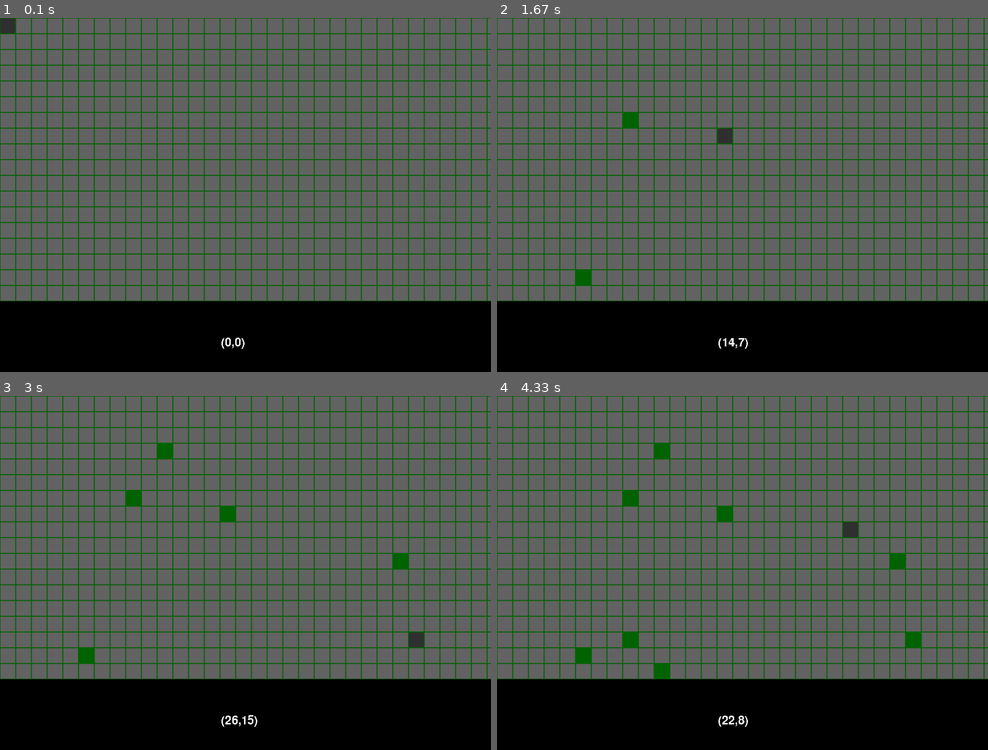
Above: before the commit, frames 1-4 (two rows, left to right).
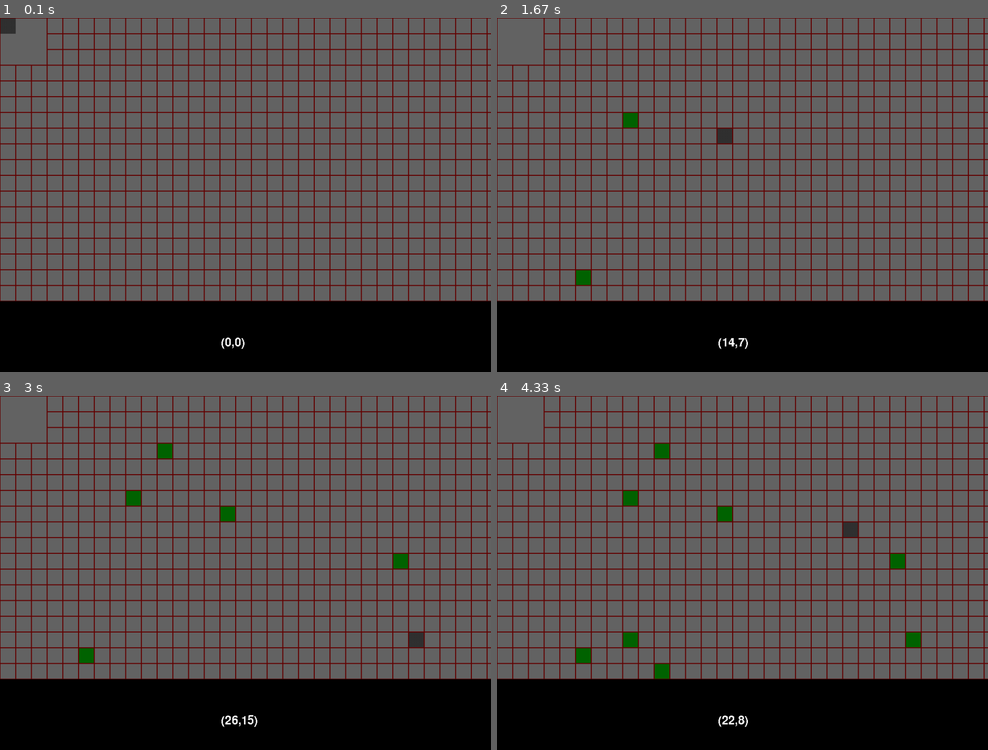
Above: after the commit, the same moments.

Repository: AtticusFinch2/Personal-stuff
Game: pygame game, started from MazePygame.py
Two runs of this game, one before a commit and one after it. Both use one fixed random seed, a clock stepped at 60 frames per second and the inputs below.
Inputs (mouse positions are in pixels of both pictures, inside the frame that each line leads up to):
- Up to frame 1 (0.1 s): no input
- Up to frame 2 (1.67 s): move the mouse to (722, 209) at 0.37 s; click (590, 276) at 0.88 s; click (624, 124) at 1.22 s; click (727, 134) at 1.55 s
- Up to frame 3 (3 s): click (166, 456) at 1.92 s; click (397, 565) at 2.25 s; click (417, 640) at 2.75 s
- Up to frame 4 (4.33 s): click (624, 633) at 3.32 s; click (668, 675) at 3.65 s; click (845, 526) at 4.08 s

The runs differ from the first frame. In frame 1, 13% of the frame differs, in the area x 0-100%, y 0-81%; in frame 2, 13%; in frame 3, 13%; in frame 4, 13%.

Commit message:
tfu,yfvuy

Diff:
--- a/MazePygame.py
+++ b/MazePygame.py
@@ -2,6 +2,7 @@
 import random as rand
 from collections import defaultdict
 from dataclasses import dataclass, field
+import makeGrid
 
 # window setup
 xScene = 1000
@@ -51,10 +52,8 @@
 
 def main():
     pygame.init()
-    edges = defaultdict(set)
-    edges[(2, 2)] = {(1, 2), (2, 1)}
-    edges[(1, 2)] = {(2, 2)}
-    edges[(2, 1)] = {(2, 2)}
+    inpGraph = makeGrid.makeGridTuple(3,3)
+    edges = defaultdict(set, inpGraph)
     model = ModelData(edges=edges)
     clock = pygame.time.Clock()
     running = True
@@ -111,25 +110,24 @@
             model.cellHidden[col][row] = "Hidden"
         else:
             model.cellHidden[col][row] += "Unhidden"
-        if model.stateSquare[col][row] == "Clicked":
-            model.stateSquare[col][row] = "Unclicked"
+        if model.stateSquare[col][row] == "Unhidden":
+            model.stateSquare[col][row] = "Hidden"
             model.squareColor[col][row] = defaultNotClickedColor
         else:
-            model.stateSquare[col][row] = "Clicked"
+            model.stateSquare[col][row] = "Unhidden"
             model.squareColor[col][row] = defaultClickedColor
         boxDrawer(model)
         model.lastClick = model.curTime
     else:
-        if model.stateSquare[col][row] == "Clicked":
+        if model.stateSquare[col][row] == "Unhidden":
             model.squareColor[col][row] = defaultHoveringColor
             boxDrawer(model)
             model.squareColor[col][row] = defaultClickedColor
-            model.stateSquare[col][row] = "Clicked"
         else:
             model.squareColor[col][row] = defaultHoveringColor
             boxDrawer(model)
             model.squareColor[col][row] = defaultNotClickedColor
-            model.stateSquare[col][row] = "Unclicked"
+            model.stateSquare[col][row] = "Hidden"
 
 
 def keyhandler(keys, model):
@@ -143,7 +141,7 @@
         for row in range(rows):
             pygame.draw.rect(
                 model.screen,
-                pygame.Color(0, 100, 0),
+                model.squareColor[col][row], # we do this so that we can change color to form standard grid later
                 pygame.Rect((boxW * col, boxH * row), (boxW, boxH)),
                 width=borderW,
             )  # green borders, draw over with red if there is wall
@@ -159,7 +157,6 @@
 def wallDrawer(model):
     for col in range(cols):
         for row in range(rows):
-            if model.cellHidden[col][row] == "Unhidden":
                 for i in range(4):
                     if (col + dirs[i][0], row + dirs[i][1]) not in model.edges[(col, row)]:
                         match i:
--- /dev/null
+++ b/dfsBrady.py
@@ -0,0 +1,52 @@
+from collections import deque
+from collections import defaultdict
+import pytest
+import copy
+def dfsOne(
+    edges, start=1
+):
+    stk = [start]
+    visited = {start}
+    now = 0
+    timeIn = {start: 1}
+    timeOut = {}
+    path = []
+    GETOUT = False
+    while stk or path:
+        if stk:
+            current = stk.pop()
+            now += 1
+            timeIn[current] = now
+            visited.add(current)
+            isOutRun = False
+        else:  # when stack empty and parent not, this is the TimeOut run
+            current = path.pop()
+            isOutRun = True
+        weProcess = True
+        temp = -1
+        for edge in edges[current]:
+            if edge not in visited:
+                weProcess = False
+                temp = edge
+                break
+        if weProcess:  # when we process current
+            now += 1
+            timeOut[current] = now
+        else:
+            stk.append(temp)
+            path.append(current)
+    return (visited)
+
+
+def dfs(edges):  # O(V+E)
+    sumVertVisited = 0
+    nvert = len(edges)
+    start = 1
+    visited = set()
+    while sumVertVisited < nvert:
+        if start not in visited:
+            visitedTemp = dfsOne(edges, start)
+            for node in visitedTemp:
+                visited.add(node)
+                sumVertVisited += 1
+        start += 1
--- a/makeGrid.py
+++ b/makeGrid.py
@@ -5,9 +5,7 @@
         for row in range(height):
             lastCol = i % width >= width - 1
             lastRow = i // width >= height - 1
-            # print(i, lastRow, lastCol)
             if lastRow and lastCol:
-                # print("end")
                 pass
             elif lastCol:
                 ans[i].add(i + width)
@@ -23,13 +21,14 @@
             i += 1
     # This is much worse than the set implementation, and if you want to effectively test it you need to express the output as {int:set(int)}
     ansList = {key: [edge for edge in ans[key]] for key in ans}
-    # To change to output to dict of sets, change output from ansList to ans
-    return ansList
-
+    # To change to output to dict of sets, change output from ansList to ans, and vice versa
+    return ans
+def toSet(dict):
+    return {key:{value for value in dict[key]} for key in dict}
 
 def test_make_grid_1():
     ans = make_grid(3, 2)
-    correct = {0: [1, 3], 1: [0, 2, 4], 2: [1, 5], 3: [0, 4], 4: [1, 3, 5], 5: [2, 4]}
+    correct = toSet({0: [1, 3], 1: [0, 2, 4], 2: [1, 5], 3: [0, 4], 4: [1, 3, 5], 5: [2, 4]})
 
     assert correct == ans
 
@@ -42,7 +41,7 @@
 
 def test_make_grid_3():
     ans = make_grid(3, 3)
-    correct = {
+    correct = toSet({
         0: [1, 3],
         1: [0, 2, 4],
         2: [1, 5],
@@ -52,5 +51,14 @@
         6: [3, 7],
         7: [8, 4, 6],
         8: [5, 7],
-    }
+    })
     assert correct == ans
+
+#converting int value to (x,y)
+def makeGridTuple(w,h):
+    ans = make_grid(w,h)
+    return {(key%w, key//w):{(value%w, value//w) for value in ans[key]} for key in ans}
+
+import random
+def makeMaze(w,h, start):
+    grid = makeGridTuple(w,h)
